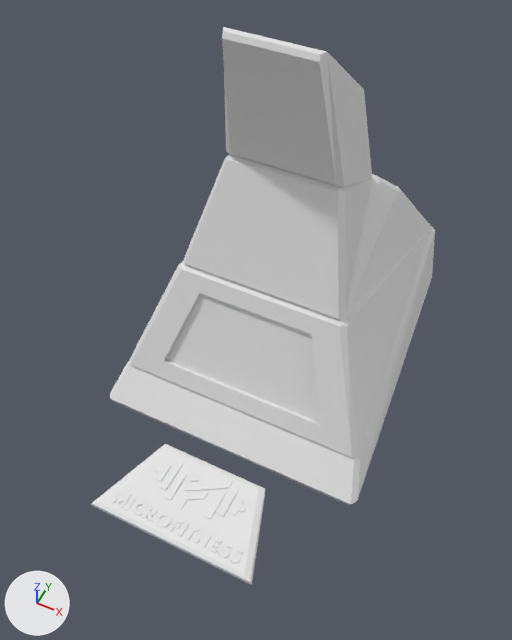
Before and after pictures for a commit that changed the Blender file models/micro-hoops/base/v1-base-with-logo-plate.blend.
Before and after are seen from a 50 mm lens placed at (77.0, -198.0, 243.0), pointed at (4.0, -51.0, 59.0). The axes (+X, +Y, +Z) are drawn at lower left. The lights are the same throughout.

Names of what the first picture shows: 'Cube', 'base'.
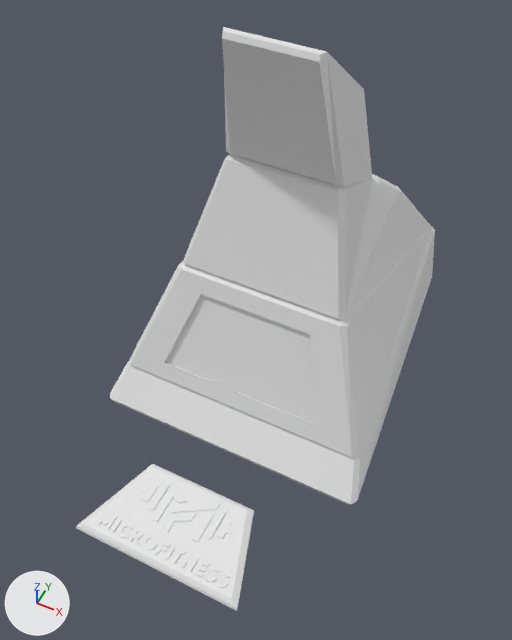
Location of each change, (x1, y1, x2, y2) in pixels of the pictures (512 x 640 px):
'nameplate', added: after (76, 464, 254, 611)
'Cube', deleted: before (91, 444, 265, 585)

The change, as a diff of the scene's bpy script:
```diff
--- a/models/micro-hoops/base/v1-base-with-logo-plate.blend.py
+++ b/models/micro-hoops/base/v1-base-with-logo-plate.blend.py
@@ me_cube_001_1 @@
+me_cube_001_1.from_pydata(...)  # 790 vertices, 426 faces; spans x -1.09..1.09, y -2.34..0.57, z -1.03..1.01
@@ ob_cube @@
-ob_cube = bpy.data.objects.new('Cube', me_cube_001)
-ob_cube.location = (0.0, -96.6, 1.0)
-ob_cube.rotation_euler = (-1.571, 0.0, 0.0)  # degrees (-90, 0, 0)
-ob_cube.scale = (30.2, 1.0, 17.2)
@@ ob_nameplate @@
+ob_nameplate = bpy.data.objects.new('nameplate', me_cube_001_1)
+ob_nameplate.location = (0.0, -106.1, 0.6)
+ob_nameplate.rotation_euler = (-1.571, 0.0, 0.0)  # degrees (-90, 0, 0)
+ob_nameplate.scale = (30.2, 1.0, 17.2)
```
